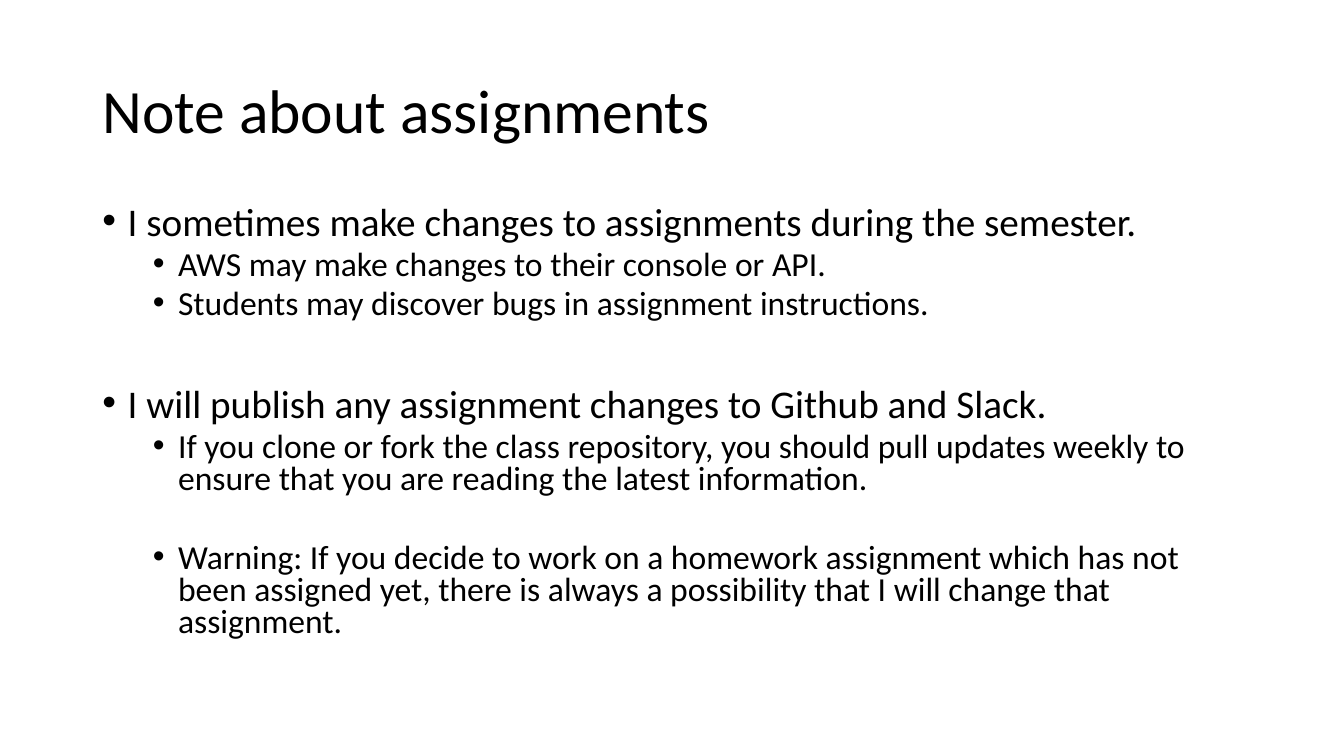
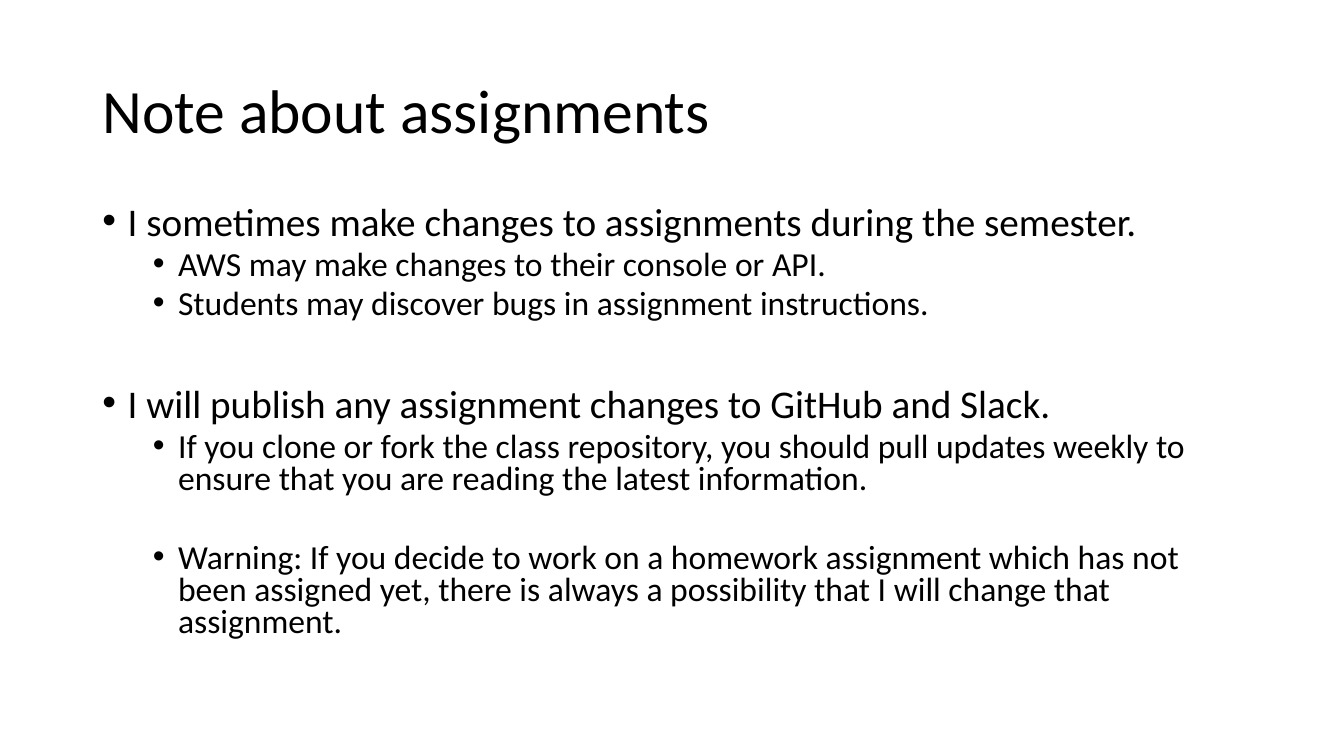
Before and after one commit to jasondbaker/infrastructure-class, a slide deck: slide 3 of review/lecture-review-week-2.pptx. Drawn at 1344x756 pixels with LibreOffice and Linux fonts; fonts in the diff are those of the drawing. Boxes give left, top, right and bottom in pixels: in the first picture for what was removed or moved away, otherwise in the second. Text is boxed around its words. In the diff, an @@ line names an element or a change of style, - is before the commit and + after.

```diff
--- a/review/lecture-review-week-2.pptx
+++ b/review/lecture-review-week-2.pptx
@@ text at bbox=[128, 390, 1050, 425]: text changed @@
-• I will publish any assignment changes to Github and Slack.
+• I will publish any assignment changes to GitHub and Slack.
```
Also in this commit, not shown: 3 other slides changed, 1 slide removed.
